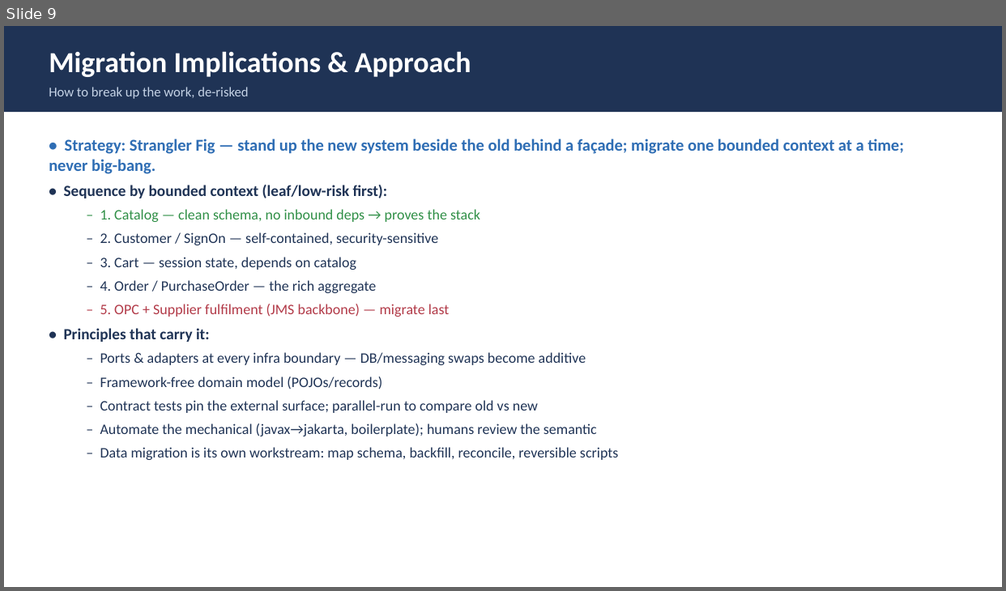
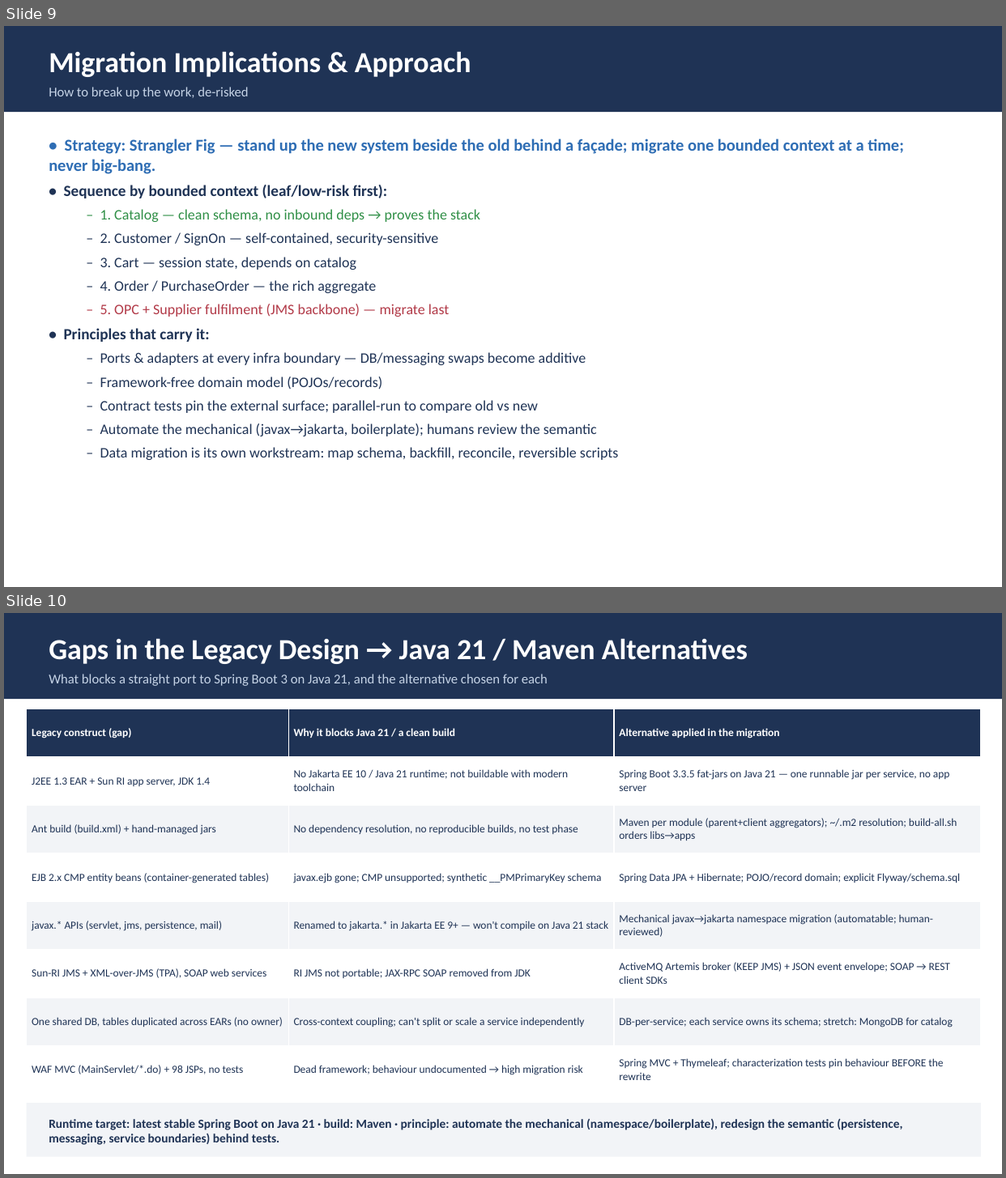
Before and after one commit to Vishak-94/pet-store, a slide deck: docs/PetStore_Architecture_LLD.pptx. Shown one above the other, each under a label of ours: slide 9 before the commit, slides 9 and 10 after it. The pictures are 1006x591 and 1006x1178 pixels, drawn with LibreOffice and Linux fonts; fonts in the diff are those of the drawing. Boxes give left, top, right and bottom in pixels: in the first picture for what was removed or moved away, otherwise in the second. Text is boxed around its words. In the diff, an @@ line names an element or a change of style, - is before the commit and + after.

```diff
--- a/docs/PetStore_Architecture_LLD.pptx
+++ b/docs/PetStore_Architecture_LLD.pptx
@@ slide 10 added at <box>4,613,1002,1174</box>, background #FFFFFF @@
@@ rectangle added at <box>4,613,1002,699</box>, fill #1F3355 @@
@@ text added at <box>49,638,748,664</box>, 28 pt, text #FFFFFF, bold @@
+Gaps in the Legacy Design → Java 21 / Maven Alternatives
@@ text added at <box>49,674,548,686</box>, 13 pt, text #C5D3E6 @@
+What blocks a straight port to Spring Boot 3 on Java 21, and the alternative chosen for each
@@ table added at <box>27,709,981,1094</box>, 8 rows, 3 columns @@
+Legacy construct (gap) | Why it blocks Java 21 / a clean build | Alternative applied in the migration
+J2EE 1.3 EAR + Sun RI app server, JDK 1.4 | No Jakarta EE 10 / Java 21 runtime; not buildable with modern toolchain | Spring Boot 3.3.5 fat-jars on Java 21 — one runnable jar per service, no app server
+Ant build (build.xml) + hand-managed jars | No dependency resolution, no reproducible builds, no test phase | Maven per module (parent+client aggregators); ~/.m2 resolution; build-all.sh orders libs→apps
+EJB 2.x CMP entity beans (container-generated tables) | javax.ejb gone; CMP unsupported; synthetic __PMPrimaryKey schema | Spring Data JPA + Hibernate; POJO/record domain; explicit Flyway/schema.sql
+javax.* APIs (servlet, jms, persistence, mail) | Renamed to jakarta.* in Jakarta EE 9+ — won't compile on Java 21 stack | Mechanical javax→jakarta namespace migration (automatable; human-reviewed)
+Sun-RI JMS + XML-over-JMS (TPA), SOAP web services | RI JMS not portable; JAX-RPC SOAP removed from JDK | ActiveMQ Artemis broker (KEEP JMS) + JSON event envelope; SOAP → REST client SDKs
+One shared DB, tables duplicated across EARs (no owner) | Cross-context coupling; can't split or scale a service independently | DB-per-service; each service owns its schema; stretch: MongoDB for catalog
+WAF MVC (MainServlet/*.do) + 98 JSPs, no tests | Dead framework; behaviour undocumented → high migration risk | Spring MVC + Thymeleaf; characterization tests pin behaviour BEFORE the rewrite
@@ rectangle added at <box>27,1103,981,1157</box>, fill #F2F4F7 @@
@@ text added at <box>49,1118,902,1145</box>, 12 pt, text #1F3355, bold @@
+Runtime target: latest stable Spring Boot on Java 21 · build: Maven · principle: automate the mechanical (namespace/boilerplate), redesign the semantic (persistence, messaging, service boundaries) behind tests.
```
Also in this commit, not shown: 7 slides changed, 1 other slide added, 1 slide removed, 10 other files.
